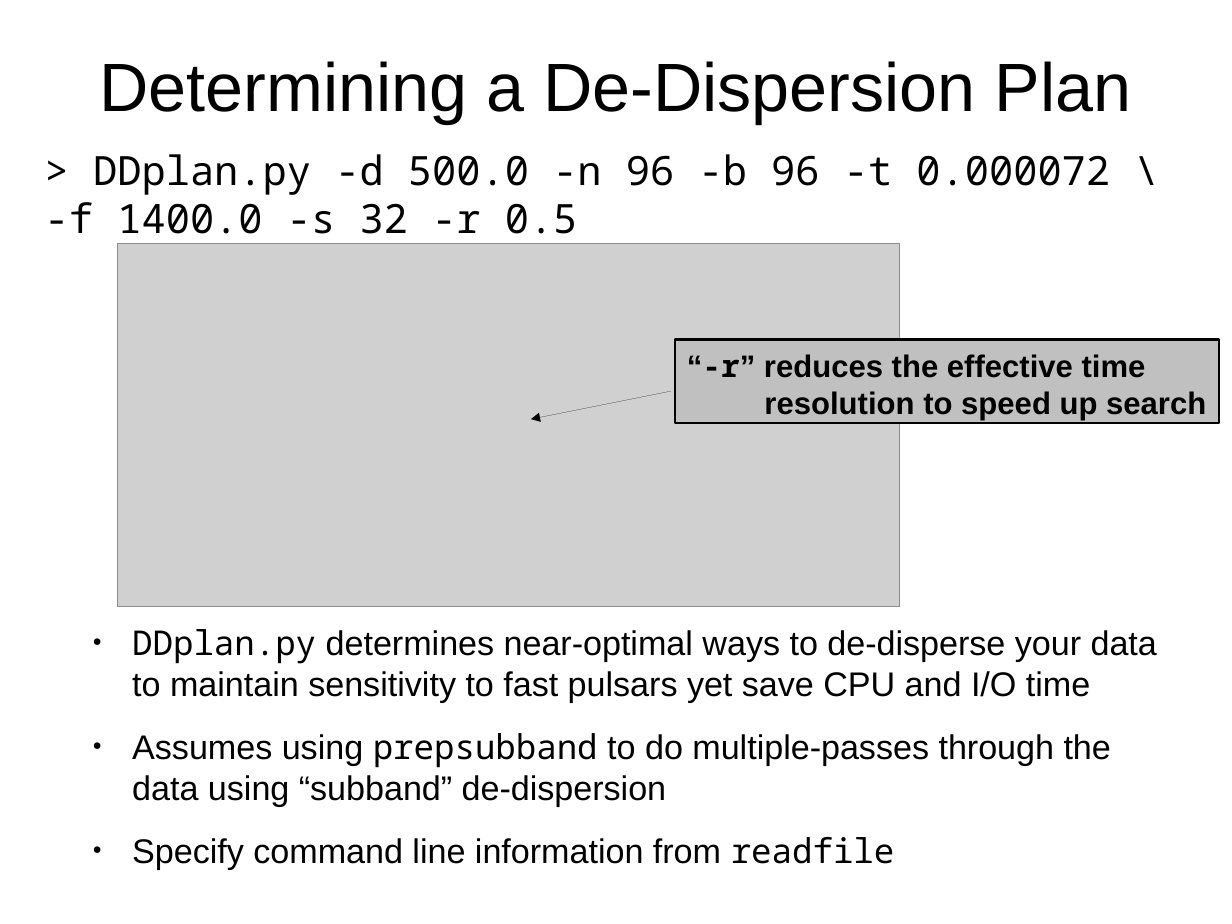
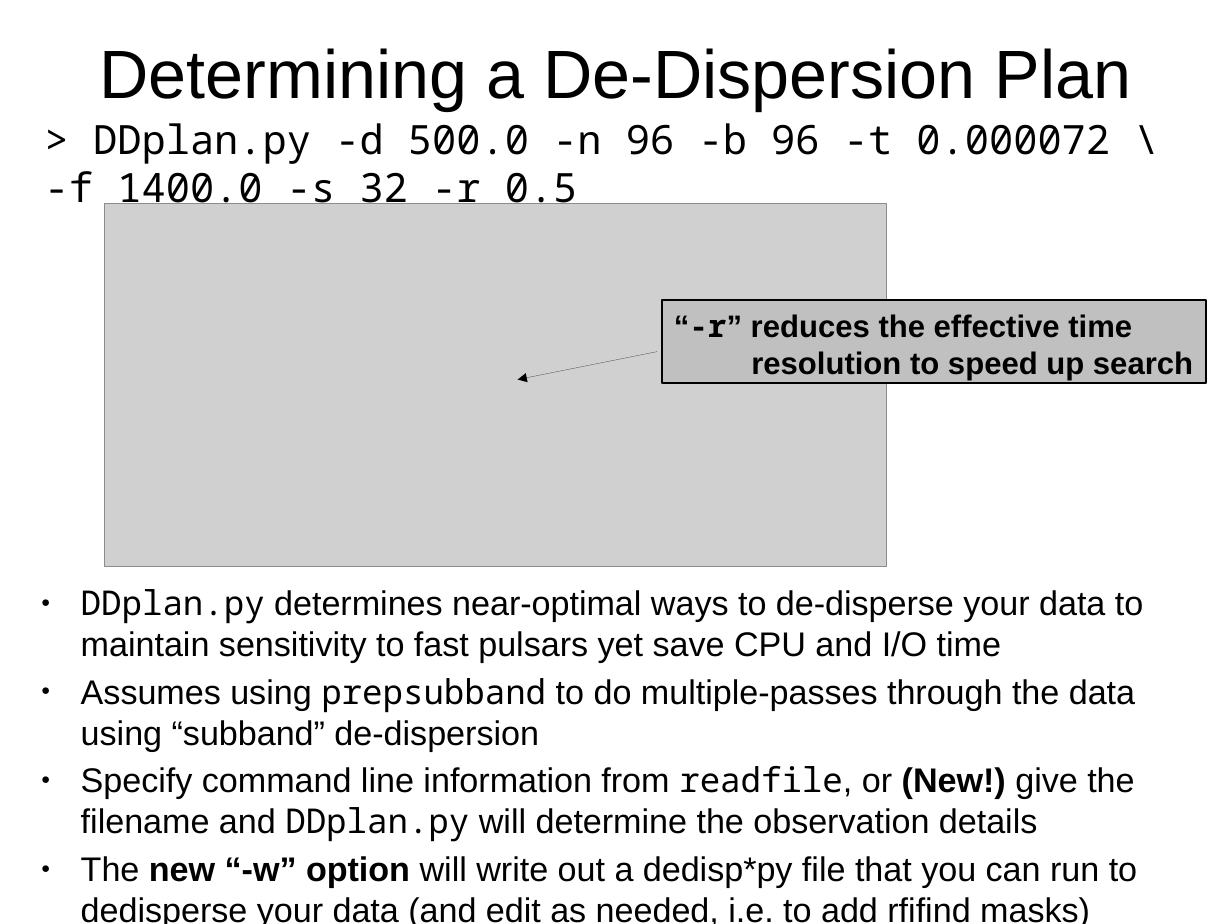
Before and after one commit to scottransom/presto, a slide deck: slide 18 of docs/PRESTO_search_tutorial.odp (slide 17 before the commit). Drawn at 1232x924 pixels with LibreOffice and Linux fonts; fonts in the diff are those of the drawing; grey boxes stand for pictures. Boxes give left, top, right and bottom in pixels: in the first picture for what was removed or moved away, otherwise in the second. Text is boxed around its words. In the diff, an @@ line names an element or a change of style, - is before the commit and + after.

```diff
--- a/docs/PRESTO_search_tutorial.odp
+++ b/docs/PRESTO_search_tutorial.odp
@@ title "Determining a De-Dispersion Plan": place and size @@
-title "Determining a De-Dispersion Plan" at bbox=[99, 61, 1131, 124]
+title "Determining a De-Dispersion Plan" at bbox=[99, 48, 1131, 111]
@@ text "> DDplan.py -d 500.0 -n ...": place and size @@
-text "> DDplan.py -d 500.0 -n ..." at bbox=[45, 154, 1110, 245]
+text "> DDplan.py -d 500.0 -n ..." at bbox=[45, 123, 1110, 214]
@@ 1 picture, 1 rectangle, 1 arrow: place and size @@
-1 picture, 1 rectangle, 1 arrow at bbox=[117, 244, 1220, 607]
+1 picture, 1 rectangle, 1 arrow at bbox=[104, 203, 1206, 567]
@@ text "DDplan.py determines near-optimal ways to ...": place and size @@
-text "DDplan.py determines near-optimal ways to ..." at bbox=[132, 629, 1157, 869]
+text "DDplan.py determines near-optimal ways to ..." at bbox=[81, 589, 1143, 924]
@@ text at bbox=[81, 589, 1143, 751]: less space between paragraphs @@
@@ text at bbox=[81, 766, 1137, 924]: text changed @@
-● Specify command line information from readfile
+● Specify command line information from readfile, or (New!) give the filename and DDplan.py will determine the observation details
+● The new “-w” option will write out a dedisp*py file that you can run to dedisperse your data (and edit as needed, i.e. to add rfifind masks)
```
Also in this commit, not shown: 2 other slides changed, 1 slide added, 1 other file.
